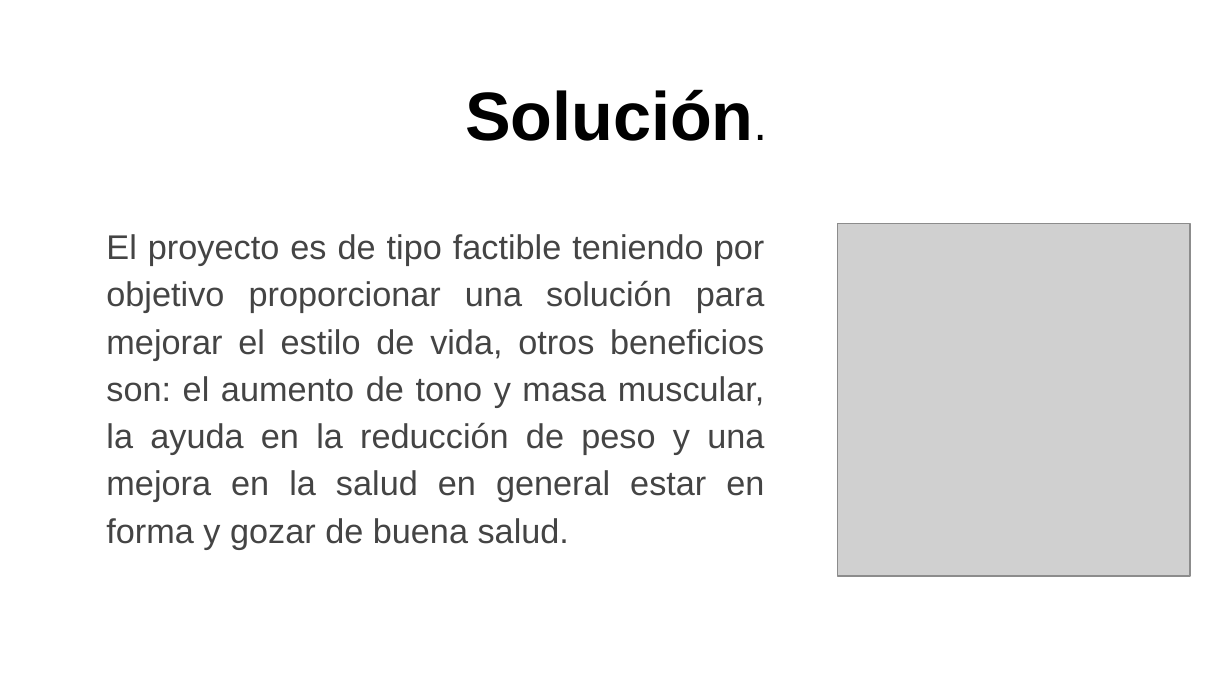
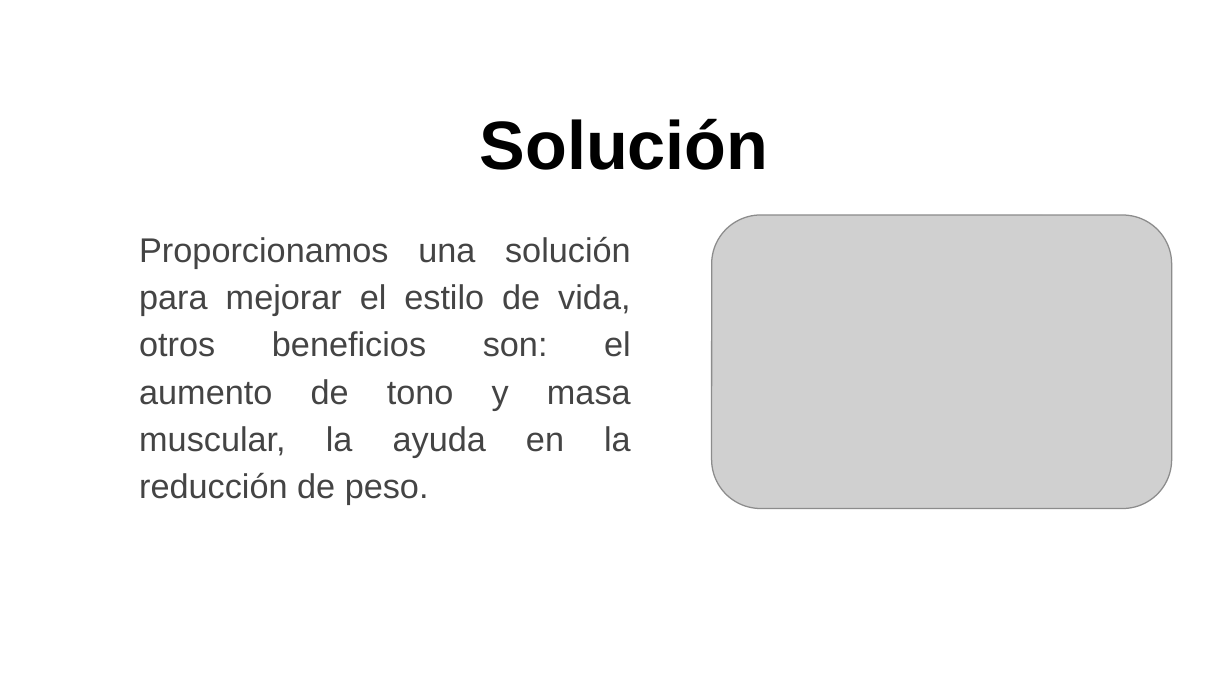
Before and after one commit to Odalis26/ProyectoEmpresa, a slide deck: slide 3 of Picher Eveitor.pptx. Drawn at 1232x693 pixels with LibreOffice and Linux fonts; fonts in the diff are those of the drawing; grey boxes stand for pictures; background and template pictures are left out. Boxes give left, top, right and bottom in pixels: in the first picture for what was removed or moved away, otherwise in the second. Text is boxed around its words. In the diff, an @@ line names an element or a change of style, - is before the commit and + after.

```diff
--- a/Picher Eveitor.pptx
+++ b/Picher Eveitor.pptx
@@ title at (480, 118, 769, 170): text changed @@
-Solución.
+Solución
@@ text at (139, 237, 631, 505): text changed @@
-El proyecto es de tipo factible teniendo por objetivo proporcionar una solución para mejorar el estilo de vida, otros beneficios son: el aumento de tono y masa muscular, la ayuda en la reducción de peso y una mejora en la salud en general estar en forma y gozar de buena salud.
+Proporcionamos una solución para mejorar el estilo de vida, otros beneficios son: el aumento de tono y masa muscular, la ayuda en la reducción de peso.
@@ picture: place and size @@
-picture at (838, 223, 1190, 575)
+picture at (712, 216, 1172, 509)
```
Also in this commit, not shown: 2 other slides changed.
